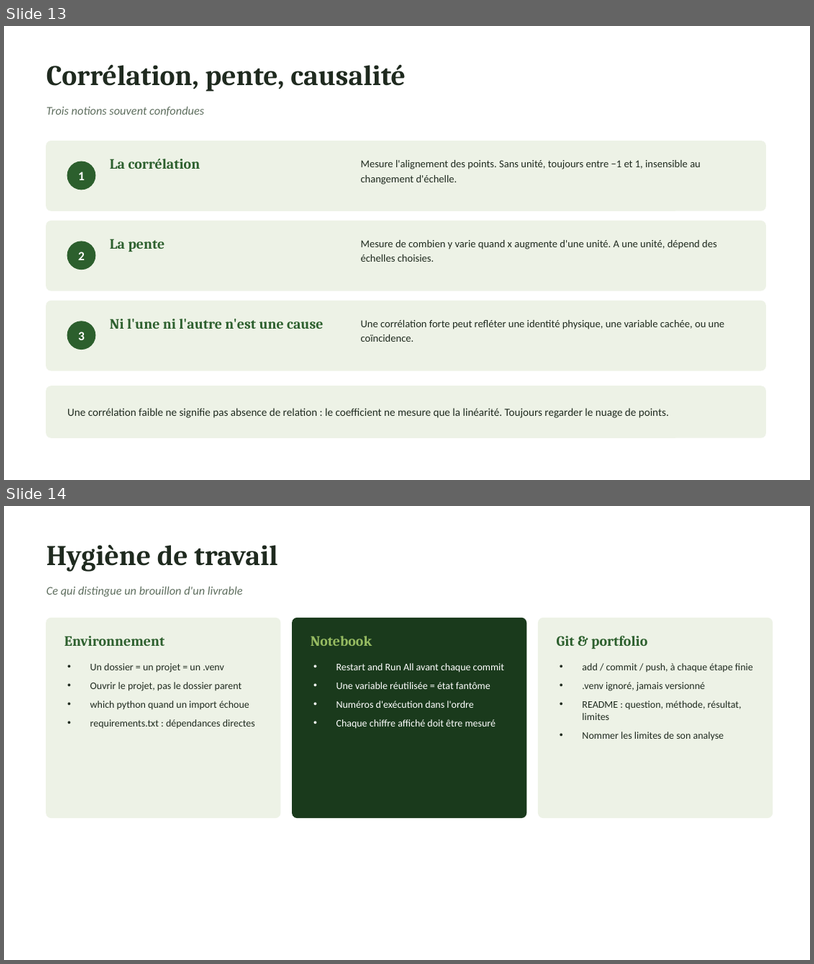
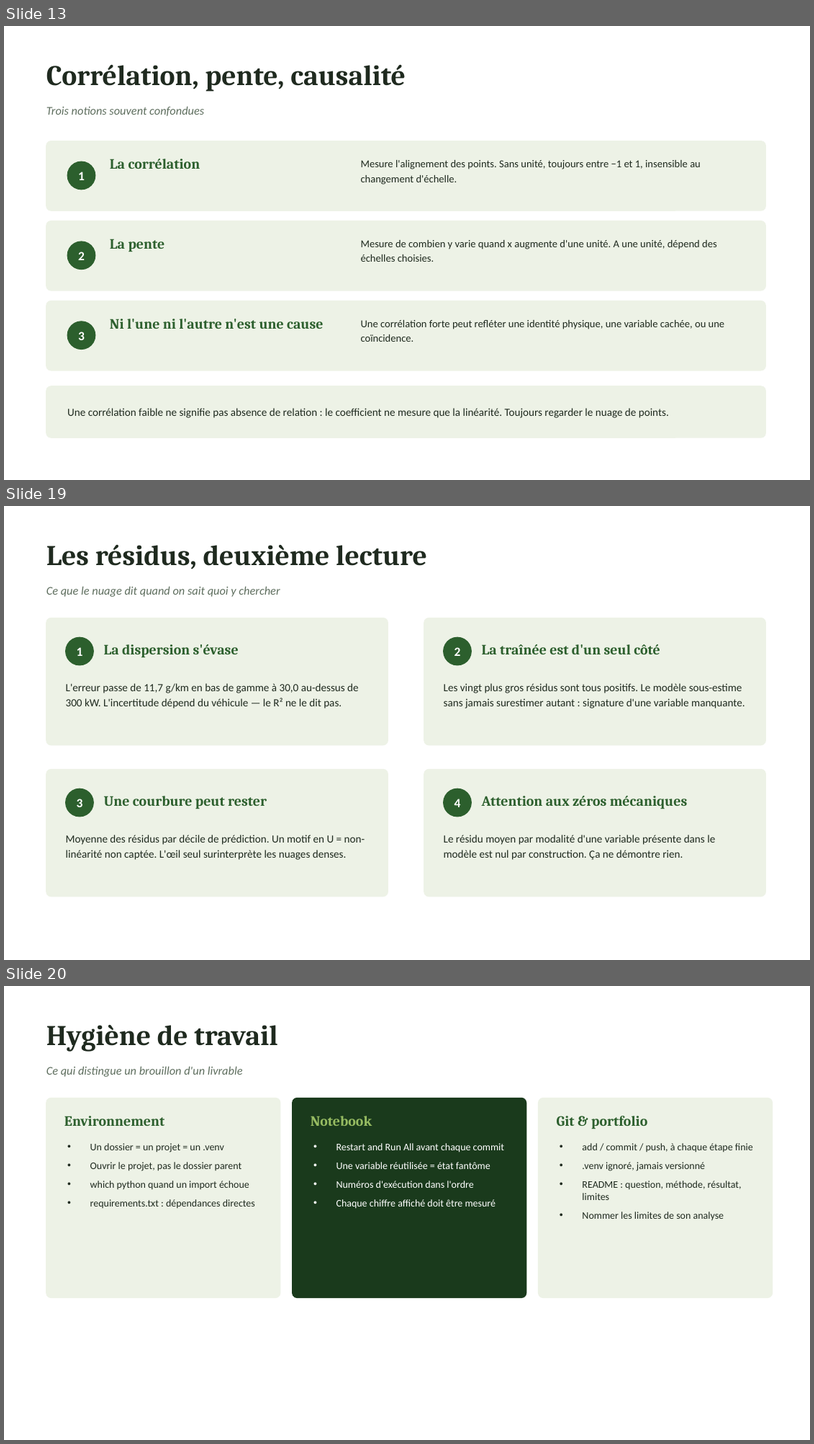
Before and after one commit to aissatougueye06/ml-notes, a slide deck: memo-machine-learning.pptx. Shown one above the other, each under a label of ours: slides 13 and 14 before the commit, slides 13, 19 and 20 after it; the slides between them are not shown. The pictures are 814x964 and 814x1444 pixels, drawn with LibreOffice and Linux fonts; fonts in the diff are those of the drawing. Boxes give left, top, right and bottom in pixels: in the first picture for what was removed or moved away, otherwise in the second. Text is boxed around its words. In the diff, an @@ line names an element or a change of style, - is before the commit and + after.

```diff
--- a/memo-machine-learning.pptx
+++ b/memo-machine-learning.pptx
@@ slide 19 added at bbox=[4, 506, 810, 960], background #FFFFFF @@
@@ text added at bbox=[46, 545, 427, 569], 34 pt, text #1F2A1F, bold @@
+Les résidus, deuxième lecture
@@ text added at bbox=[46, 586, 280, 597], 14 pt, text #5E6E5E, italic @@
+Ce que le nuage dit quand on sait quoi y chercher
@@ rounded rectangle added at bbox=[46, 618, 388, 745], fill #EDF2E6, outline #EDF2E6 1 pt @@
@@ rounded rectangle added at bbox=[424, 618, 766, 745], fill #EDF2E6, outline #EDF2E6 1 pt @@
@@ ellipse added at bbox=[66, 637, 93, 665], fill #2C5F2D, outline #2C5F2D 1 pt @@
@@ text added at bbox=[77, 647, 83, 656], 15 pt, text #FFFFFF, bold @@
+1
@@ text added at bbox=[104, 644, 239, 657], 17 pt, text #2C5F2D, bold @@
+La dispersion s'évase
@@ ellipse added at bbox=[444, 637, 471, 665], fill #2C5F2D, outline #2C5F2D 1 pt @@
@@ text added at bbox=[455, 647, 461, 656], 15 pt, text #FFFFFF, bold @@
+2
@@ text added at bbox=[482, 644, 661, 654], 17 pt, text #2C5F2D, bold @@
+La traînée est d'un seul côté
@@ text added at bbox=[66, 683, 358, 708], 13 pt, text #1F2A1F @@
+L'erreur passe de 11,7 g/km en bas de gamme à 30,0 au-dessus de 300 kW. L'incertitude dépend du véhicule — le R² ne le dit pas.
@@ text added at bbox=[444, 683, 746, 708], 13 pt, text #1F2A1F @@
+Les vingt plus gros résidus sont tous positifs. Le modèle sous-estime sans jamais surestimer autant : signature d'une variable manquante.
@@ rounded rectangle added at bbox=[46, 769, 388, 896], fill #EDF2E6, outline #EDF2E6 1 pt @@
@@ rounded rectangle added at bbox=[424, 769, 766, 896], fill #EDF2E6, outline #EDF2E6 1 pt @@
@@ ellipse added at bbox=[66, 788, 93, 816], fill #2C5F2D, outline #2C5F2D 1 pt @@
@@ text added at bbox=[77, 798, 83, 807], 15 pt, text #FFFFFF, bold @@
+3
@@ text added at bbox=[104, 795, 267, 808], 17 pt, text #2C5F2D, bold @@
+Une courbure peut rester
@@ ellipse added at bbox=[444, 788, 471, 816], fill #2C5F2D, outline #2C5F2D 1 pt @@
@@ text added at bbox=[455, 798, 461, 807], 15 pt, text #FFFFFF, bold @@
+4
@@ text added at bbox=[482, 795, 688, 808], 17 pt, text #2C5F2D, bold @@
+Attention aux zéros mécaniques
@@ text added at bbox=[66, 834, 365, 860], 13 pt, text #1F2A1F @@
+Moyenne des résidus par décile de prédiction. Un motif en U = non-linéarité non captée. L'œil seul surinterprète les nuages denses.
@@ text added at bbox=[444, 834, 715, 860], 13 pt, text #1F2A1F @@
+Le résidu moyen par modalité d'une variable présente dans le modèle est nul par construction. Ça ne démontre rien.
@@ what was slide 14 is now slide 20 @@
```
Also in this commit, not shown: 1 slide changed, 5 other slides added, 3 other files.
